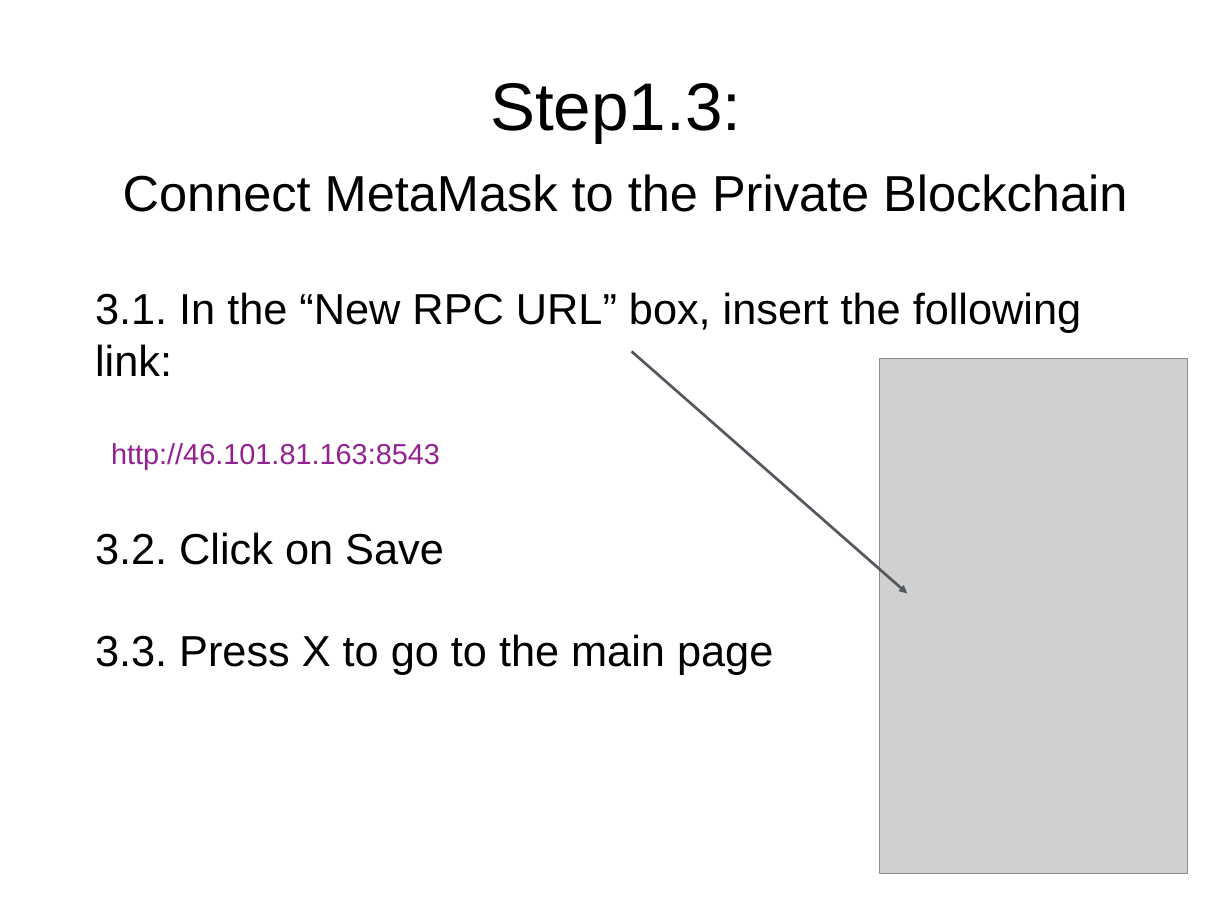
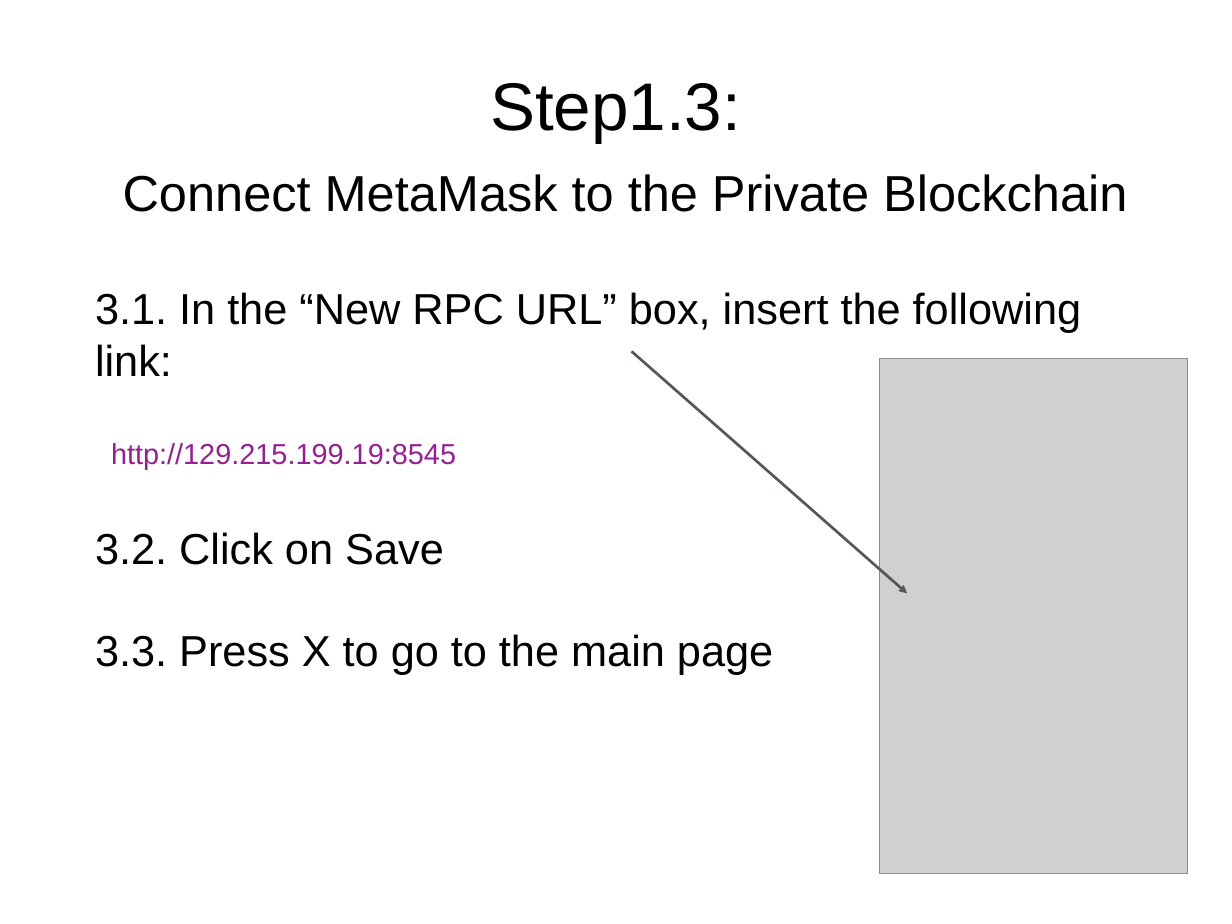
Before and after one commit to solegga/blockchaincourse, a slide deck: slide 7 of How_to_connect_to_university_of_edinburgh_private_blockchain.pptx. Drawn at 1232x924 pixels with LibreOffice and Linux fonts; fonts in the diff are those of the drawing; grey boxes stand for pictures. Boxes give left, top, right and bottom in pixels: in the first picture for what was removed or moved away, otherwise in the second. Text is boxed around its words. In the diff, an @@ line names an element or a change of style, - is before the commit and + after.

```diff
--- a/How_to_connect_to_university_of_edinburgh_private_blockchain.pptx
+++ b/How_to_connect_to_university_of_edinburgh_private_blockchain.pptx
@@ text at (111,443,456,469): text changed @@
-http://46.101.81.163:8543
+http://129.215.199.19:8545
```
Also in this commit, not shown: 8 other slides changed, 1 other file.
